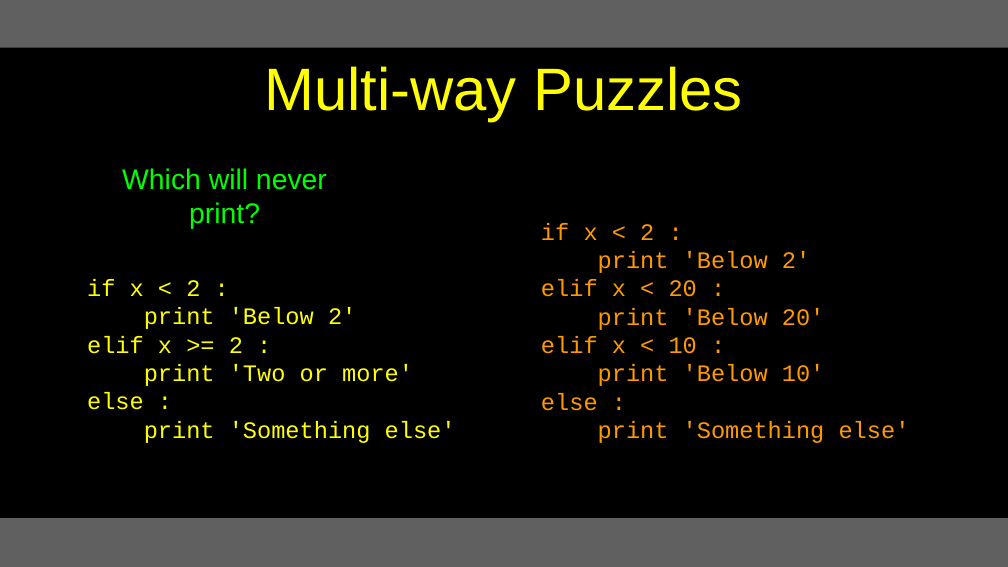
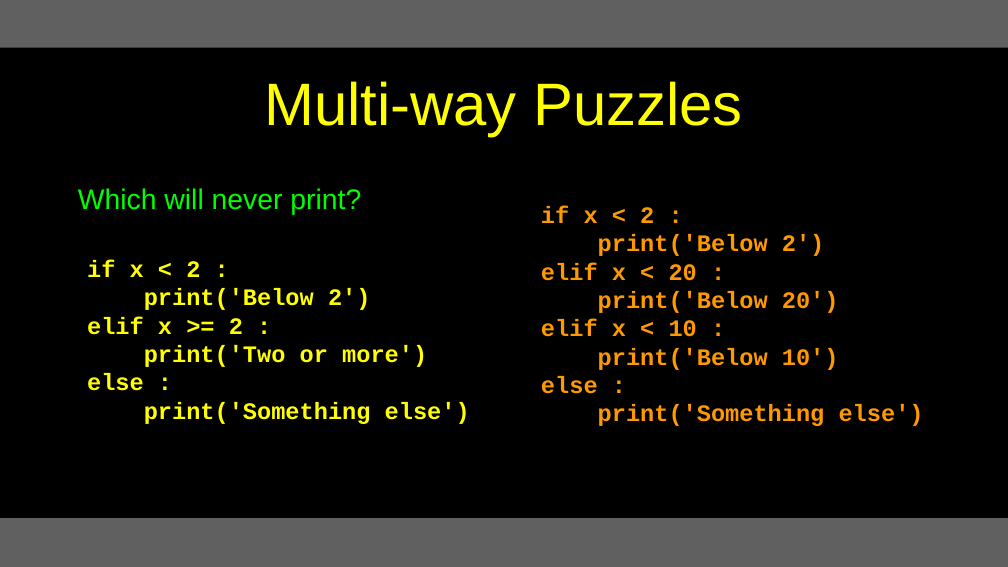
Before and after one commit to csev/py4e, a slide deck: slide 20 of lectures3/Pythonlearn-03-Conditional.pptx. Drawn at 1008x567 pixels with LibreOffice and Linux fonts; fonts in the diff are those of the drawing. Boxes give left, top, right and bottom in pixels: in the first picture for what was removed or moved away, otherwise in the second. Text is boxed around its words. In the diff, an @@ line names an element or a change of style, - is before the commit and + after.

```diff
--- a/lectures3/Pythonlearn-03-Conditional.pptx
+++ b/lectures3/Pythonlearn-03-Conditional.pptx
@@ title "Multi-way Puzzles": place and size @@
-title "Multi-way Puzzles" at <box>264,66,742,121</box>
+title "Multi-way Puzzles" at <box>264,81,742,137</box>
@@ text "Which will never print?" rewrapped from <box>122,168,327,229</box> to <box>78,188,361,215</box> @@
@@ text at <box>541,206,697,394</box>: bold on in "if x < 2 :", "elif x < 20 :", "elif x < 10 :", "else :" @@
@@ text at <box>598,234,825,256</box>: text changed; bold on @@
-print 'Below 2'
+print('Below 2')
@@ text at <box>87,260,243,391</box>: bold on in "if x < 2 :", "elif x >= 2 :", "else :" @@
@@ text at <box>144,288,371,310</box>: text changed; bold on @@
-print 'Below 2'
+print('Below 2')
@@ text at <box>598,291,839,313</box>: text changed; bold on @@
-print 'Below 20'
+print('Below 20')
@@ text at <box>144,345,427,367</box>: text changed; bold on @@
-print 'Two or more'
+print('Two or more')
@@ text at <box>598,348,839,370</box>: text changed; bold on @@
-print 'Below 10'
+print('Below 10')
@@ text at <box>144,402,470,424</box>: text changed; bold on @@
-print 'Something else'
+print('Something else')
@@ text at <box>598,404,924,426</box>: text changed; bold on @@
-print 'Something else'
+print('Something else')
```
Also in this commit, not shown: 30 other slides changed, 1 slide added, 5 other files.
